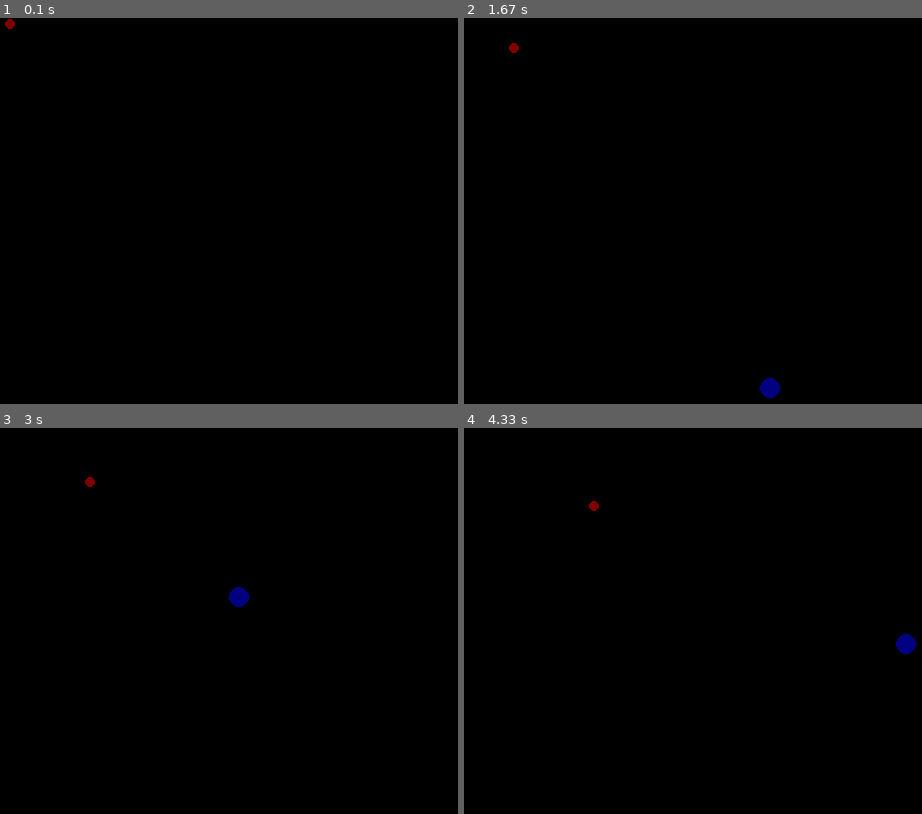
Above: before the commit, frames 1-4 (two rows, left to right).
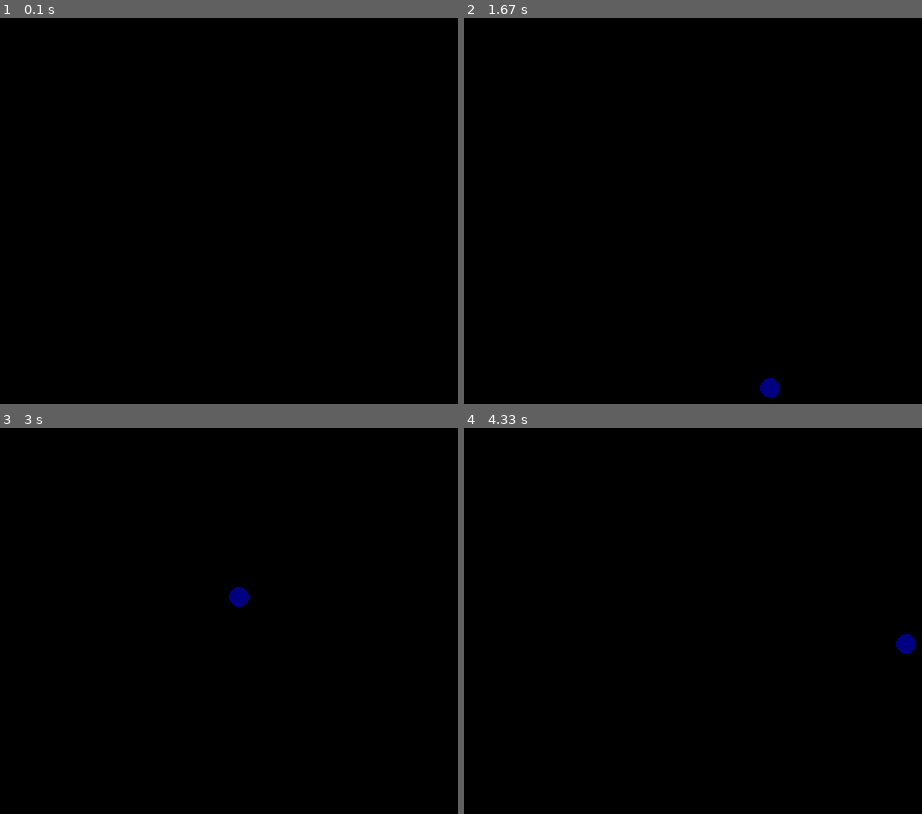
Above: after the commit, the same moments.

Repository: tjacek/planning
Game: pygame game, started from localization/kalman.py
Same seed, same stepped clock (60 frames per second), same inputs: the game is played once before the commit and once after it.
Inputs (mouse positions are in pixels of both pictures, inside the frame that each line leads up to):
- Up to frame 1 (0.1 s): no input
- Up to frame 2 (1.67 s): click (720, 272) at 0.38 s; click (770, 388) at 0.82 s; press the mouse at (770, 388) at 1.13 s; move the mouse to (683, 280) at 1.23 s; release the mouse at (596, 172) at 1.37 s
- Up to frame 3 (3 s): press the mouse at (306, 798) at 1.87 s; move the mouse to (270, 698) at 1.97 s; release the mouse at (238, 597) at 2.1 s; press the mouse at (306, 798) at 2.73 s; move the mouse to (329, 721) at 2.83 s; release the mouse at (357, 644) at 2.97 s
- Up to frame 4 (4.33 s): press the mouse at (770, 798) at 3.7 s; move the mouse to (839, 721) at 3.8 s; release the mouse at (908, 644) at 3.93 s

The runs differ from the first frame. In frame 1, less than 0.1% of the frame differs, in the area x 1-4%, y 0-3%; in frame 2, less than 0.1%; in frame 3, less than 0.1%; in frame 4, less than 0.1%.

Commit message:
kalman implementation

Diff:
--- a/localization/kalman.py
+++ b/localization/kalman.py
@@ -98,17 +98,22 @@
             pg.draw.circle(window,(0,0,128),state,10)
         if(not (self.obs_state is None)):
             pg.draw.circle(window,(0,128,0),self.obs_state,5)
-        if(not (self.alg is None)):
+        if(not (self.alg is None or self.obs_state is None)):
             estm_state=self.alg(self.envir,self.obs_state)
             pg.draw.circle(window,(128,0,0),estm_state,5)
 
 class KalmanFilter(object):
     def __init__(self,n=2):
         self.estm_state=np.random.rand(n)
+        self.estm_cov=np.random.rand(n,n)
 
     def __call__(self,envir,obs_state):
-        self.estm_state= np.dot(envir.A,self.estm_state) + envir.b
-        return self.estm_state
+        x= np.dot(envir.A,self.estm_state) + envir.b
+        F,Q=envir.A,envir.obs_noise.cov
+        P= np.dot(np.dot(F,self.estm_cov),F.T)+Q
+
+        y=obs_state- (np.dot(x,envir.H)+envir.c)
+        return y#self.estm_state
 
 def loop(view):
     bounds=view.envir.bounds
